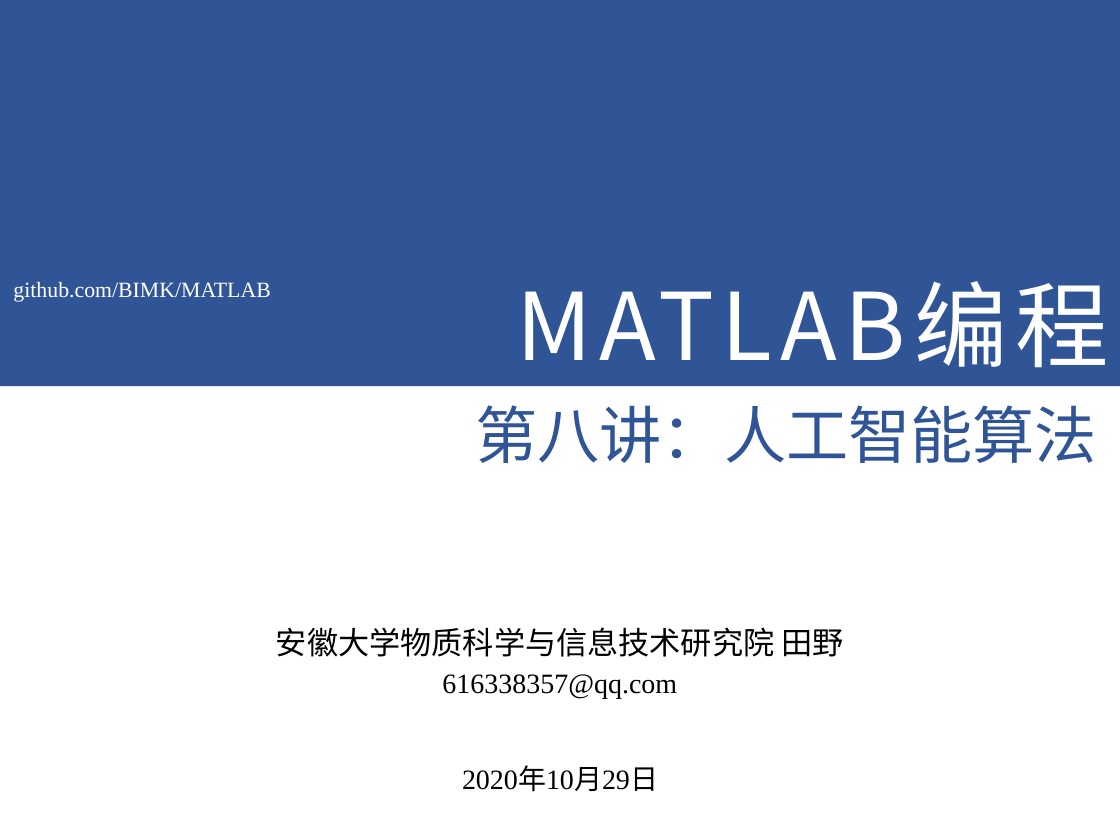
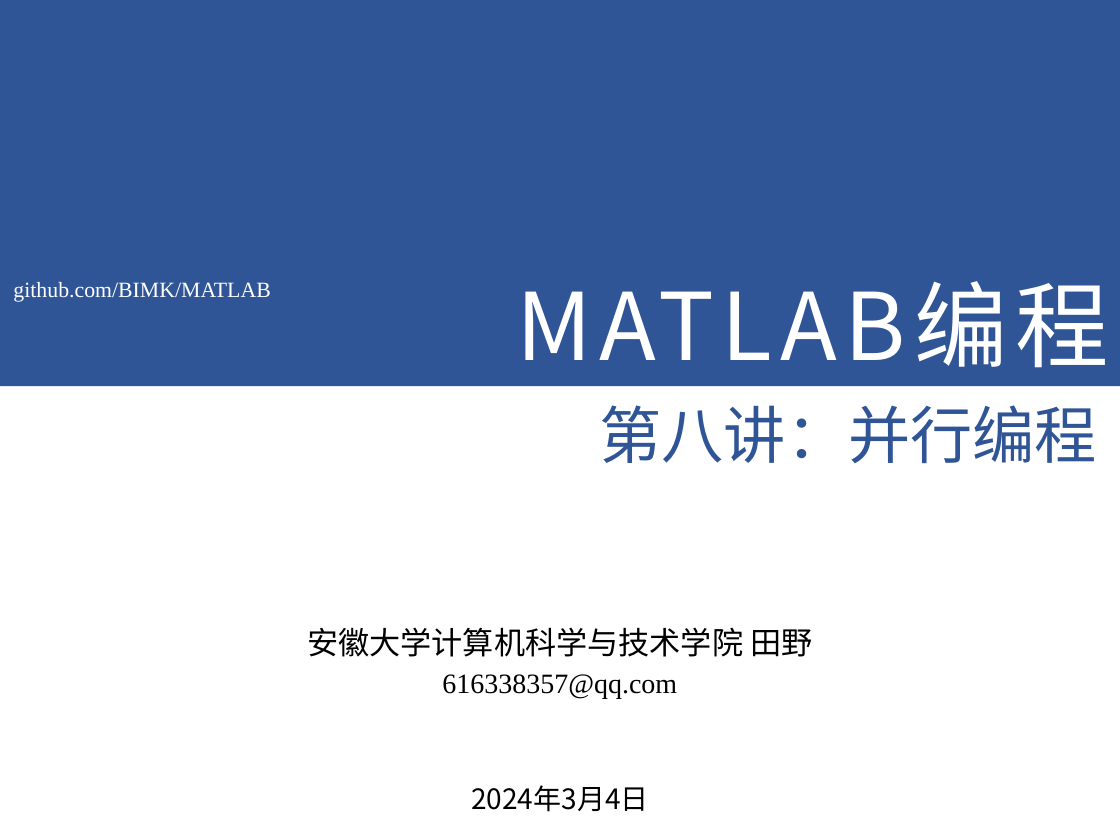
Before and after one commit to BIMK/MATLAB, a slide deck: slide 1 of slides/第8讲.pptx. Drawn at 1120x840 pixels with LibreOffice and Linux fonts; fonts in the diff are those of the drawing; background and template pictures are left out. Boxes give left, top, right and bottom in pixels: in the first picture for what was removed or moved away, otherwise in the second. Text is boxed around its words. In the diff, an @@ line names an element or a change of style, - is before the commit and + after.

```diff
--- a/slides/第8讲.pptx
+++ b/slides/第8讲.pptx
@@ text at <box>600,405,1097,463</box>: text changed @@
-第八讲：人工智能算法
+第八讲：并行编程
@@ text at <box>307,627,812,657</box>: text changed @@
-安徽大学物质科学与信息技术研究院 田野
+安徽大学计算机科学与技术学院 田野
@@ text removed at <box>462,768,658,792</box> @@
-2020年10月29日
@@ text added at <box>471,785,648,812</box>, 18 pt, text #000000 @@
+2024年3月4日
```
Also in this commit, not shown: 1 other slide changed, 27 slides added, 35 slides removed, 7 other files.
